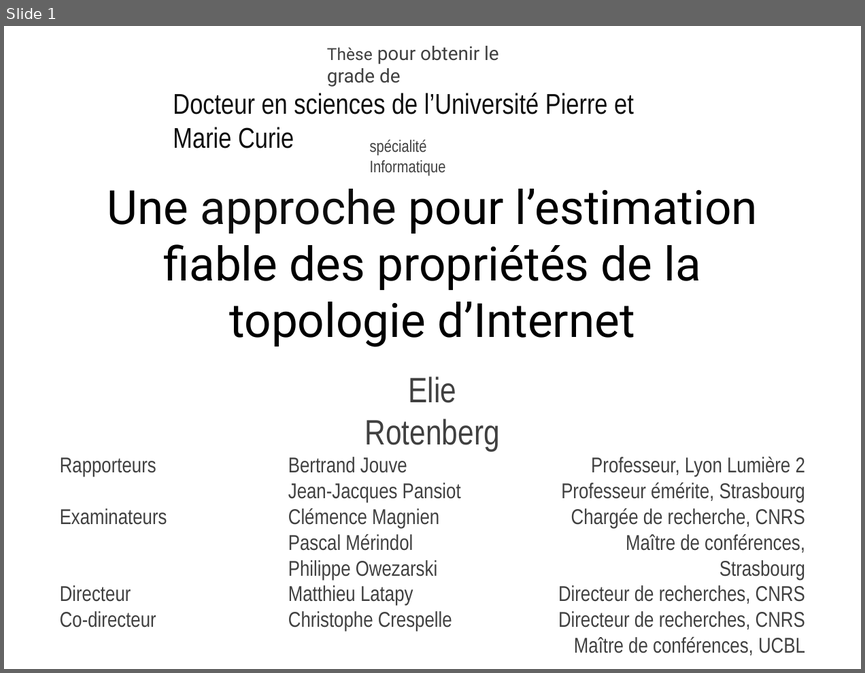
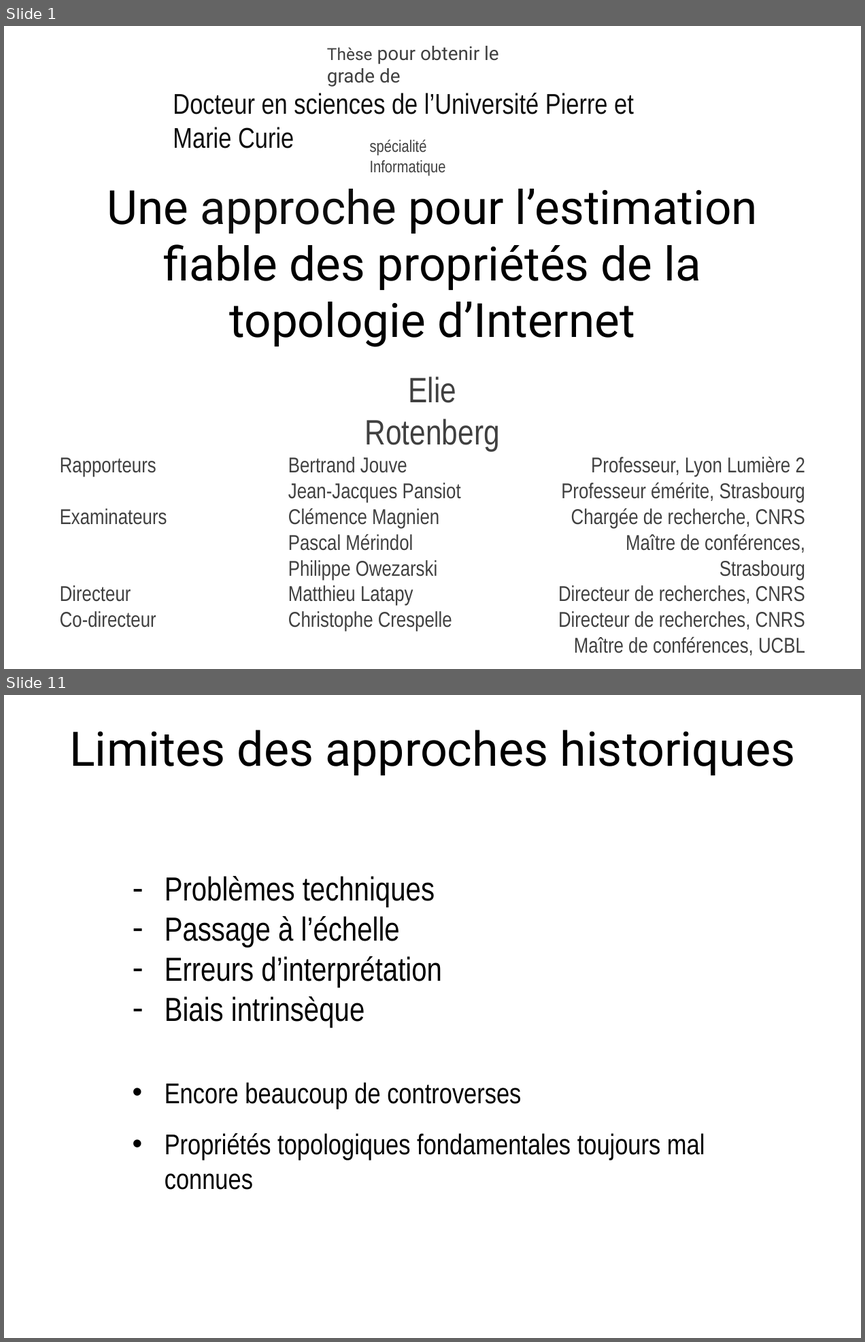
Before and after one commit to elierotenberg/my-thesis, a slide deck: slides.pptx. Shown one above the other, each under a label of ours: slide 1 before the commit, slides 1 and 11 after it; the slides between them are not shown. The pictures are 865x673 and 865x1342 pixels, drawn with LibreOffice and Linux fonts; fonts in the diff are those of the drawing. Boxes give left, top, right and bottom in pixels: in the first picture for what was removed or moved away, otherwise in the second. Text is boxed around its words. In the diff, an @@ line names an element or a change of style, - is before the commit and + after.

```diff
--- a/slides.pptx
+++ b/slides.pptx
@@ slide 11 added at [4,695,861,1338], background #FFFFFF @@
@@ title added at [69,730,796,776], 40 pt, text #000000 @@
+Limites des approches historiques
@@ text added at [164,876,442,1027], 28 pt, text #000000 @@
+– Problèmes techniques
+– Passage à l’échelle
+– Erreurs d’interprétation
+– Biais intrinsèque
@@ text added at [164,1082,705,1160], 24 pt, text #000000 @@
+• Encore beaucoup de controverses
+• Propriétés topologiques fondamentales toujours mal connues
```
Also in this commit, not shown: 10 other slides added.
